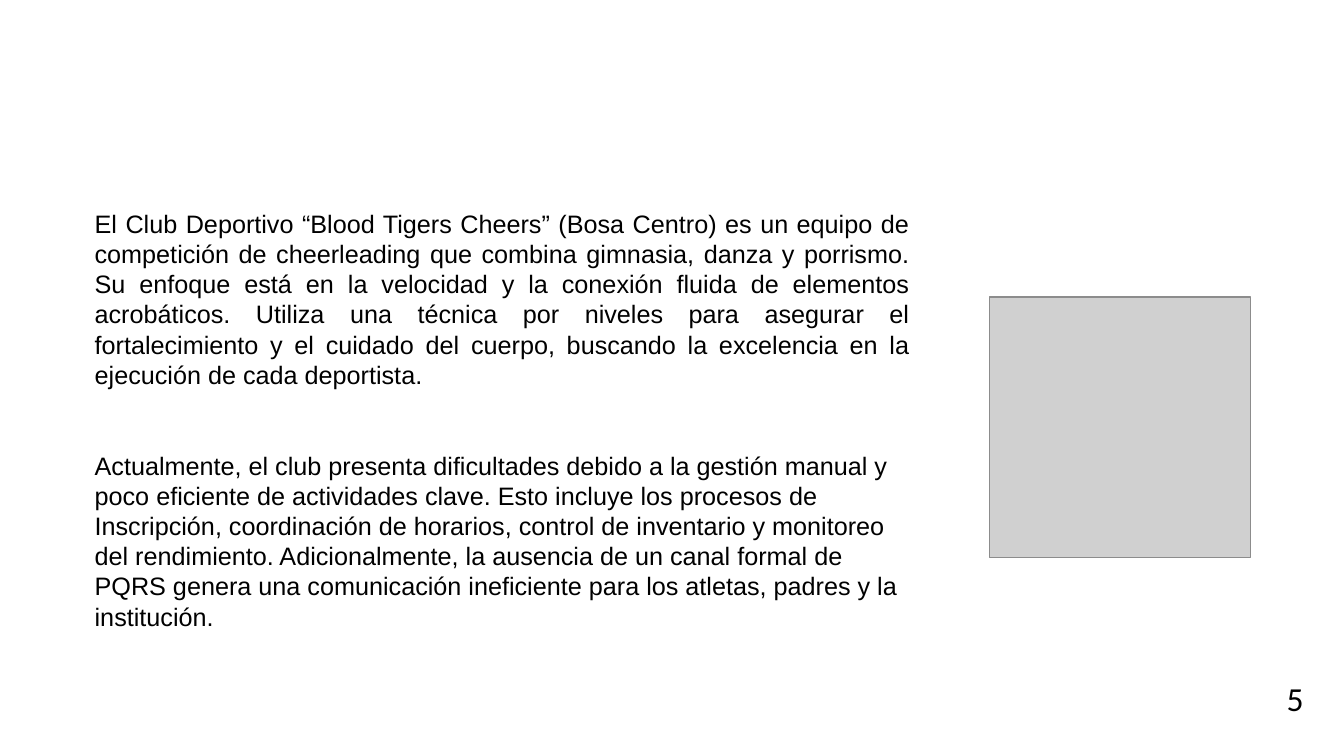
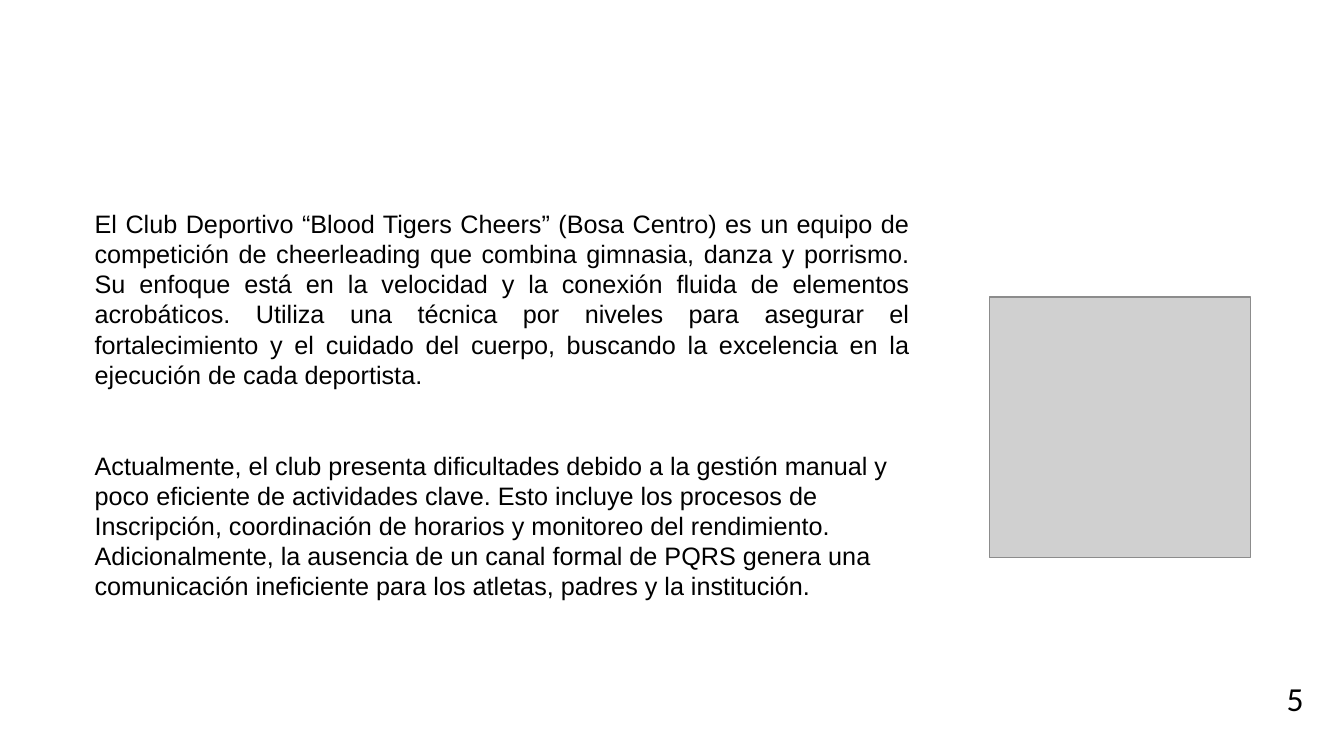
Before and after one commit to DONLEO21/Pruebas, a slide deck: slide 5 of Documentación/Presentacion_SENA_CheerClick_I.pptx. Drawn at 1344x756 pixels with LibreOffice and Linux fonts; fonts in the diff are those of the drawing; grey boxes stand for pictures; background and template pictures are left out. Boxes give left, top, right and bottom in pixels: in the first picture for what was removed or moved away, otherwise in the second. Text is boxed around its words. In the diff, an @@ line names an element or a change of style, - is before the commit and + after.

```diff
--- a/Documentación/Presentacion_SENA_CheerClick_I.pptx
+++ b/Documentación/Presentacion_SENA_CheerClick_I.pptx
@@ text at [95,456,887,601]: text changed @@
-Actualmente, el club presenta dificultades debido a la gestión manual y poco eficiente de actividades clave. Esto incluye los procesos de Inscripción, coordinación de horarios, control de inventario y monitoreo del rendimiento. Adicionalmente, la ausencia de un canal formal de PQRS genera una comunicación ineficiente para los atletas, padres y la institución.
+Actualmente, el club presenta dificultades debido a la gestión manual y poco eficiente de actividades clave. Esto incluye los procesos de Inscripción, coordinación de horarios y monitoreo del rendimiento. Adicionalmente, la ausencia de un canal formal de PQRS genera una comunicación ineficiente para los atletas, padres y la institución.
```
Also in this commit, not shown: 5 other slides changed, 2 slides removed.
